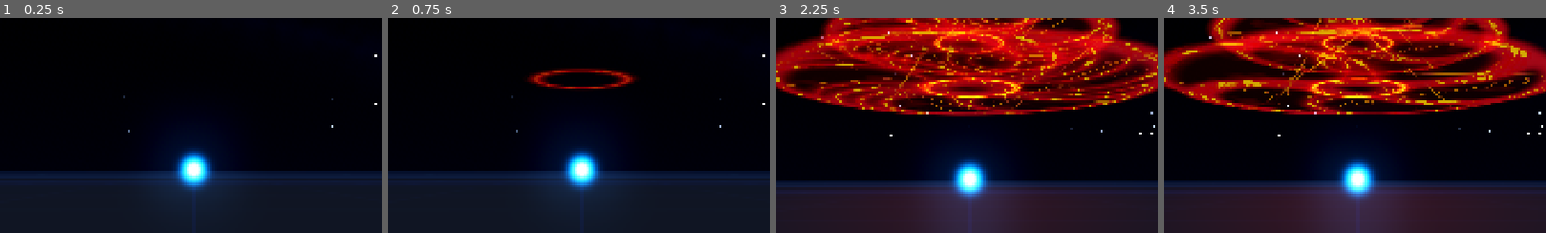
Above: before the commit, frames 1-4 (left to right).
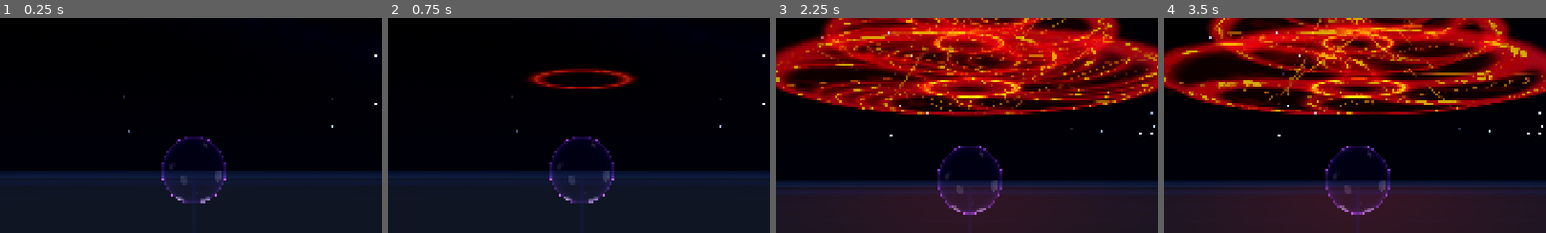
Above: after the commit, the same moments.

Repository: DHA343/explosion
Game: Godot game, scene res://main/main_3d.tscn
Same seed, same stepped clock (60 frames per second), same inputs: the game is played once before the commit and once after it.
Inputs (mouse positions are % of the whole screen's width and height, from its top left):
- Up to frame 1 (0.25 s): no input
- Up to frame 2 (0.75 s): tap Enter at 0.5 s; move the mouse to (72, 45) at 0.52 s; hold D from 0.53 s (still down); tap 1 at 0.6 s; click (72, 45) at 0.67 s
- Up to frame 3 (2.25 s): release D at 1.25 s; drag from (30, 55) to (45, 70) at 1.27 s; move the mouse to (60, 28) at 2.02 s; hold D from 2.03 s (still down); tap F at 2.1 s
- Up to frame 4 (3.5 s): release D at 2.75 s; drag from (45, 70) to (20, 35) at 2.77 s
The pictures show only the part of the screen within x 25-75%, y 50-100%; the shares and areas given below are measured in that part.

The runs differ from the first frame. In frame 1, 3.2% of the frame differs, in the area x 41-60%, y 52-87%; in frame 2, 3.2%; in frame 3, 5.1%, in the area x 40-61%, y 58-100%; in frame 4, 5.1%.

Commit message:
28

Diff:
--- /dev/null
+++ b/energy_sphere/energy_shell/energy_shell_material.tres
@@ -0,0 +1,25 @@
+[gd_resource type="ShaderMaterial" format=3 uid="uid://c2g08h1qq33rr"]
+
+[ext_resource type="Shader" uid="uid://ci8wdc2tuo6or" path="res://energy_sphere/energy_shell/energy_shell_shader.tres" id="1_cj3qe"]
+
+[resource]
+render_priority = 0
+shader = ExtResource("1_cj3qe")
+shader_parameter/edge_alpha_power = 3.0
+shader_parameter/edge_alpha = 0.25
+shader_parameter/base_alpha = 0.05
+shader_parameter/base_color = Color(0.26534668, 0.1288, 0.56, 1)
+shader_parameter/rim_soft_power = 2.0
+shader_parameter/rim_soft_intensity = 0.7
+shader_parameter/rim_soft_color = Color(0.470588, 0.25098, 0.909804, 1)
+shader_parameter/rim_medium_power = 5.0
+shader_parameter/rim_medium_intensity = 1.2
+shader_parameter/rim_medium_color = Color(0.784314, 0.286275, 0.94902, 1)
+shader_parameter/rim_sharp_power = 12.0
+shader_parameter/rim_sharp_intensity = 2.5
+shader_parameter/rim_sharp_color = Color(0.784314, 0.286275, 0.94902, 1)
+shader_parameter/spot_threshold = 0.7
+shader_parameter/spot_softness = 0.08
+shader_parameter/spot_edge_irregularity = 0.1
+shader_parameter/spot_intensity = 1.5
+shader_parameter/spot_color = Color(1, 1, 1, 1)
--- /dev/null
+++ b/energy_sphere/energy_shell/energy_shell_shader.tres
@@ -0,0 +1,359 @@
+[gd_resource type="VisualShader" format=3 uid="uid://ci8wdc2tuo6or"]
+
+[ext_resource type="NoiseTexture3D" uid="uid://dhjahrakleew" path="res://energy_sphere/energy_shell/energy_shell_spot_noise.tres" id="1_47tpy"]
+[ext_resource type="NoiseTexture3D" uid="uid://lvo44yn53r7s" path="res://energy_sphere/energy_shell/energy_shell_spot_edge_noise.tres" id="2_v3x68"]
+
+[sub_resource type="VisualShaderNodeFloatOp" id="VisualShaderNodeFloatOp_h0o84"]
+linked_parent_graph_frame = 19
+operator = 2
+
+[sub_resource type="VisualShaderNodeFloatParameter" id="VisualShaderNodeFloatParameter_8fmj5"]
+linked_parent_graph_frame = 18
+parameter_name = "edge_alpha"
+hint = 2
+step = 0.01
+default_value_enabled = true
+default_value = 0.25
+
+[sub_resource type="VisualShaderNodeMultiplyAdd" id="VisualShaderNodeMultiplyAdd_47tpy"]
+linked_parent_graph_frame = 18
+
+[sub_resource type="VisualShaderNodeFrame" id="VisualShaderNodeFrame_v3x68"]
+size = Vector2(1024.0001, 734)
+title = "Alpha"
+tint_color_enabled = true
+attached_nodes = PackedInt32Array(3, 13, 17, 41, 40)
+
+[sub_resource type="VisualShaderNodeFrame" id="VisualShaderNodeFrame_khxy6"]
+size = Vector2(1152.0002, 614.0001)
+title = "Soft Rim"
+tint_color_enabled = true
+attached_nodes = PackedInt32Array(2, 4, 9, 7, 10)
+
+[sub_resource type="VisualShaderNodeColorParameter" id="VisualShaderNodeColorParameter_83let"]
+linked_parent_graph_frame = 19
+parameter_name = "rim_soft_color"
+default_value_enabled = true
+default_value = Color(0.47058824, 0.2509804, 0.9098039, 1)
+
+[sub_resource type="VisualShaderNodeColorParameter" id="VisualShaderNodeColorParameter_phyef"]
+parameter_name = "base_color"
+
+[sub_resource type="VisualShaderNodeFresnel" id="VisualShaderNodeFresnel_8fmj5"]
+linked_parent_graph_frame = 31
+
+[sub_resource type="VisualShaderNodeFloatParameter" id="VisualShaderNodeFloatParameter_v3x68"]
+linked_parent_graph_frame = 31
+parameter_name = "rim_medium_power"
+hint = 2
+min = 0.1
+max = 16.0
+default_value_enabled = true
+default_value = 5.0
+
+[sub_resource type="VisualShaderNodeFloatParameter" id="VisualShaderNodeFloatParameter_khxy6"]
+linked_parent_graph_frame = 31
+parameter_name = "rim_medium_intensity"
+hint = 2
+max = 8.0
+default_value_enabled = true
+default_value = 1.2
+
+[sub_resource type="VisualShaderNodeFloatOp" id="VisualShaderNodeFloatOp_0fe12"]
+linked_parent_graph_frame = 31
+operator = 2
+
+[sub_resource type="VisualShaderNodeFloatParameter" id="VisualShaderNodeFloatParameter_0du6v"]
+linked_parent_graph_frame = 18
+parameter_name = "base_alpha"
+hint = 2
+step = 0.01
+default_value_enabled = true
+default_value = 0.05
+
+[sub_resource type="VisualShaderNodeColorParameter" id="VisualShaderNodeColorParameter_72xqw"]
+linked_parent_graph_frame = 31
+parameter_name = "rim_medium_color"
+default_value_enabled = true
+default_value = Color(0.78431374, 0.28627452, 0.9490196, 1)
+
+[sub_resource type="VisualShaderNodeFrame" id="VisualShaderNodeFrame_32kad"]
+size = Vector2(1172.0002, 634)
+title = "Medium Rim"
+tint_color_enabled = true
+attached_nodes = PackedInt32Array(24, 26, 28, 30, 27)
+
+[sub_resource type="VisualShaderNodeFloatOp" id="VisualShaderNodeFloatOp_kkujj"]
+linked_parent_graph_frame = 38
+operator = 2
+
+[sub_resource type="VisualShaderNodeFresnel" id="VisualShaderNodeFresnel_s4pre"]
+linked_parent_graph_frame = 38
+
+[sub_resource type="VisualShaderNodeFloatParameter" id="VisualShaderNodeFloatParameter_nv6gx"]
+linked_parent_graph_frame = 38
+parameter_name = "rim_sharp_power"
+hint = 2
+min = 0.1
+max = 16.0
+default_value_enabled = true
+default_value = 12.0
+
+[sub_resource type="VisualShaderNodeFloatParameter" id="VisualShaderNodeFloatParameter_phik4"]
+linked_parent_graph_frame = 38
+parameter_name = "rim_sharp_intensity"
+hint = 2
+max = 8.0
+default_value_enabled = true
+default_value = 2.5
+
+[sub_resource type="VisualShaderNodeColorParameter" id="VisualShaderNodeColorParameter_6hp5o"]
+linked_parent_graph_frame = 38
+parameter_name = "rim_sharp_color"
+default_value_enabled = true
+default_value = Color(0.78431374, 0.28627452, 0.9490196, 1)
+
+[sub_resource type="VisualShaderNodeFrame" id="VisualShaderNodeFrame_2s5r7"]
+size = Vector2(1172.0002, 634.001)
+title = "Sharp Rim"
+tint_color_enabled = true
+attached_nodes = PackedInt32Array(34, 37, 36, 35, 32)
+
+[sub_resource type="VisualShaderNodeFresnel" id="VisualShaderNodeFresnel_h0o84"]
+linked_parent_graph_frame = 19
+
+[sub_resource type="VisualShaderNodeFloatParameter" id="VisualShaderNodeFloatParameter_47tpy"]
+linked_parent_graph_frame = 18
+parameter_name = "edge_alpha_power"
+hint = 2
+min = 0.1
+max = 16.0
+default_value_enabled = true
+default_value = 3.0
+
+[sub_resource type="VisualShaderNodeFresnel" id="VisualShaderNodeFresnel_v3x68"]
+linked_parent_graph_frame = 18
+
+[sub_resource type="VisualShaderNodeExpression" id="VisualShaderNodeExpression_khxy6"]
+size = Vector2(680.00006, 580)
+expression = "emission =
+    base_color
+    + soft_color * soft_amount
+    + medium_color * medium_amount
+    + sharp_color * sharp_amount
+    + spot_color * spot_amount;"
+
+[sub_resource type="VisualShaderNodeColorConstant" id="VisualShaderNodeColorConstant_0fe12"]
+constant = Color(0, 0, 0, 1)
+
+[sub_resource type="VisualShaderNodeTexture3D" id="VisualShaderNodeTexture3D_phyef"]
+linked_parent_graph_frame = 55
+texture = ExtResource("1_47tpy")
+
+[sub_resource type="VisualShaderNodeVaryingGetter" id="VisualShaderNodeVaryingGetter_72xqw"]
+linked_parent_graph_frame = 55
+varying_name = "local_position"
+varying_type = 4
+
+[sub_resource type="VisualShaderNodeVectorFunc" id="VisualShaderNodeVectorFunc_32kad"]
+linked_parent_graph_frame = 55
+
+[sub_resource type="VisualShaderNodeMultiplyAdd" id="VisualShaderNodeMultiplyAdd_kkujj"]
+default_input_values = [0, Vector3(0, 0, 0), 1, Vector3(0.5, 0.5, 0.5), 2, Vector3(0.5, 0.5, 0.5)]
+linked_parent_graph_frame = 55
+op_type = 2
+
+[sub_resource type="VisualShaderNodeFloatParameter" id="VisualShaderNodeFloatParameter_6hp5o"]
+linked_parent_graph_frame = 55
+parameter_name = "spot_threshold"
+hint = 2
+step = 0.01
+default_value_enabled = true
+default_value = 0.7
+
+[sub_resource type="VisualShaderNodeFloatParameter" id="VisualShaderNodeFloatParameter_2s5r7"]
+linked_parent_graph_frame = 55
+parameter_name = "spot_softness"
+hint = 2
+step = 0.01
+default_value_enabled = true
+default_value = 0.08
+
+[sub_resource type="VisualShaderNodeSmoothStep" id="VisualShaderNodeSmoothStep_bd60i"]
+linked_parent_graph_frame = 55
+
+[sub_resource type="VisualShaderNodeFloatOp" id="VisualShaderNodeFloatOp_8aiqm"]
+linked_parent_graph_frame = 55
+
+[sub_resource type="VisualShaderNodeFloatParameter" id="VisualShaderNodeFloatParameter_ghddq"]
+linked_parent_graph_frame = 55
+parameter_name = "spot_intensity"
+hint = 2
+max = 8.0
+default_value_enabled = true
+default_value = 1.5
+
+[sub_resource type="VisualShaderNodeColorParameter" id="VisualShaderNodeColorParameter_1wqv3"]
+linked_parent_graph_frame = 55
+parameter_name = "spot_color"
+default_value_enabled = true
+
+[sub_resource type="VisualShaderNodeFrame" id="VisualShaderNodeFrame_8fmj5"]
+size = Vector2(1424, 1474)
+title = "Spots"
+tint_color_enabled = true
+attached_nodes = PackedInt32Array(48, 54, 64, 52, 50, 51, 49, 45, 44, 47, 46, 65, 66, 67, 68)
+
+[sub_resource type="VisualShaderNodeFloatOp" id="VisualShaderNodeFloatOp_ghddq"]
+linked_parent_graph_frame = 55
+operator = 2
+
+[sub_resource type="VisualShaderNodeTexture3D" id="VisualShaderNodeTexture3D_khxy6"]
+linked_parent_graph_frame = 55
+texture = ExtResource("2_v3x68")
+
+[sub_resource type="VisualShaderNodeFloatParameter" id="VisualShaderNodeFloatParameter_0fe12"]
+linked_parent_graph_frame = 55
+parameter_name = "spot_edge_irregularity"
+hint = 2
+max = 0.5
+step = 0.01
+default_value_enabled = true
+default_value = 0.1
+
+[sub_resource type="VisualShaderNodeFloatOp" id="VisualShaderNodeFloatOp_phyef"]
+default_input_values = [0, 0.0, 1, 0.5]
+linked_parent_graph_frame = 55
+operator = 1
+
+[sub_resource type="VisualShaderNodeMultiplyAdd" id="VisualShaderNodeMultiplyAdd_72xqw"]
+linked_parent_graph_frame = 55
+
+[sub_resource type="VisualShaderNodeFloatParameter" id="VisualShaderNodeFloatParameter_kkujj"]
+linked_parent_graph_frame = 19
+parameter_name = "rim_soft_power"
+hint = 2
+min = 0.1
+max = 16.0
+default_value_enabled = true
+default_value = 2.0
+
+[sub_resource type="VisualShaderNodeFloatParameter" id="VisualShaderNodeFloatParameter_s4pre"]
+linked_parent_graph_frame = 19
+parameter_name = "rim_soft_intensity"
+hint = 2
+max = 8.0
+default_value_enabled = true
+default_value = 0.7
+
+[sub_resource type="VisualShaderNodeInput" id="VisualShaderNodeInput_fr5mx"]
+input_name = "vertex"
+
+[sub_resource type="VisualShaderNodeVaryingSetter" id="VisualShaderNodeVaryingSetter_3bdx5"]
+varying_name = "local_position"
+varying_type = 4
+
+[resource]
+varyings/local_position = "0,4"
+nodes/vertex/2/node = SubResource("VisualShaderNodeInput_fr5mx")
+nodes/vertex/2/position = Vector2(-300, 160)
+nodes/vertex/3/node = SubResource("VisualShaderNodeVaryingSetter_3bdx5")
+nodes/vertex/3/position = Vector2(120, 160)
+nodes/vertex/connections = PackedInt32Array(2, 0, 3, 0)
+nodes/fragment/0/position = Vector2(2040, 260)
+nodes/fragment/2/node = SubResource("VisualShaderNodeColorParameter_83let")
+nodes/fragment/2/position = Vector2(340, 700)
+nodes/fragment/3/node = SubResource("VisualShaderNodeFloatParameter_0du6v")
+nodes/fragment/3/position = Vector2(300, -600)
+nodes/fragment/4/node = SubResource("VisualShaderNodeFresnel_h0o84")
+nodes/fragment/4/position = Vector2(-20, 460)
+nodes/fragment/7/node = SubResource("VisualShaderNodeFloatParameter_kkujj")
+nodes/fragment/7/position = Vector2(-420, 680)
+nodes/fragment/9/node = SubResource("VisualShaderNodeFloatParameter_s4pre")
+nodes/fragment/9/position = Vector2(-40, 680)
+nodes/fragment/10/node = SubResource("VisualShaderNodeFloatOp_h0o84")
+nodes/fragment/10/position = Vector2(480, 480)
+nodes/fragment/13/node = SubResource("VisualShaderNodeFloatParameter_8fmj5")
+nodes/fragment/13/position = Vector2(300, -260)
+nodes/fragment/17/node = SubResource("VisualShaderNodeMultiplyAdd_47tpy")
+nodes/fragment/17/position = Vector2(700, -360)
+nodes/fragment/18/node = SubResource("VisualShaderNodeFrame_v3x68")
+nodes/fragment/18/position = Vector2(-120, -640)
+nodes/fragment/19/node = SubResource("VisualShaderNodeFrame_khxy6")
+nodes/fragment/19/position = Vector2(-460, 420)
+nodes/fragment/22/node = SubResource("VisualShaderNodeColorParameter_phyef")
+nodes/fragment/22/position = Vector2(380, 160)
+nodes/fragment/24/node = SubResource("VisualShaderNodeFresnel_8fmj5")
+nodes/fragment/24/position = Vector2(-40, 1160)
+nodes/fragment/26/node = SubResource("VisualShaderNodeFloatParameter_v3x68")
+nodes/fragment/26/position = Vector2(-440, 1380)
+nodes/fragment/27/node = SubResource("VisualShaderNodeFloatParameter_khxy6")
+nodes/fragment/27/position = Vector2(-40, 1400)
+nodes/fragment/28/node = SubResource("VisualShaderNodeFloatOp_0fe12")
+nodes/fragment/28/position = Vector2(480, 1180)
+nodes/fragment/30/node = SubResource("VisualShaderNodeColorParameter_72xqw")
+nodes/fragment/30/position = Vector2(340, 1420)
+nodes/fragment/31/node = SubResource("VisualShaderNodeFrame_32kad")
+nodes/fragment/31/position = Vector2(-480, 1120)
+nodes/fragment/32/node = SubResource("VisualShaderNodeFloatOp_kkujj")
+nodes/fragment/32/position = Vector2(480, 1900)
+nodes/fragment/34/node = SubResource("VisualShaderNodeFresnel_s4pre")
+nodes/fragment/34/position = Vector2(-40, 1880)
+nodes/fragment/35/node = SubResource("VisualShaderNodeFloatParameter_nv6gx")
+nodes/fragment/35/position = Vector2(-440, 2100)
+nodes/fragment/36/node = SubResource("VisualShaderNodeFloatParameter_phik4")
+nodes/fragment/36/position = Vector2(-40, 2120)
+nodes/fragment/37/node = SubResource("VisualShaderNodeColorParameter_6hp5o")
+nodes/fragment/37/position = Vector2(340, 2140)
+nodes/fragment/38/node = SubResource("VisualShaderNodeFrame_2s5r7")
+nodes/fragment/38/position = Vector2(-480, 1839)
+nodes/fragment/40/node = SubResource("VisualShaderNodeFloatParameter_47tpy")
+nodes/fragment/40/position = Vector2(-80, -260)
+nodes/fragment/41/node = SubResource("VisualShaderNodeFresnel_v3x68")
+nodes/fragment/41/position = Vector2(-20, -480)
+nodes/fragment/42/node = SubResource("VisualShaderNodeExpression_khxy6")
+nodes/fragment/42/position = Vector2(1280, 360)
+nodes/fragment/42/size = Vector2(680.00006, 580)
+nodes/fragment/42/input_ports = "0,4,base_color;1,0,soft_amount;2,4,soft_color;3,0,medium_amount;4,4,medium_color;5,0,sharp_amount;6,4,sharp_color;7,0,spot_amount;8,4,spot_color;"
+nodes/fragment/42/output_ports = "0,4,emission;"
+nodes/fragment/42/expression = "emission =
+    base_color
+    + soft_color * soft_amount
+    + medium_color * medium_amount
+    + sharp_color * sharp_amount
+    + spot_color * spot_amount;"
+nodes/fragment/43/node = SubResource("VisualShaderNodeColorConstant_0fe12")
+nodes/fragment/43/position = Vector2(1640, -20)
+nodes/fragment/44/node = SubResource("VisualShaderNodeTexture3D_phyef")
+nodes/fragment/44/position = Vector2(-1540, 1580)
+nodes/fragment/45/node = SubResource("VisualShaderNodeVaryingGetter_72xqw")
+nodes/fragment/45/position = Vector2(-2040, 1480)
+nodes/fragment/46/node = SubResource("VisualShaderNodeVectorFunc_32kad")
+nodes/fragment/46/position = Vector2(-1760, 1320)
+nodes/fragment/47/node = SubResource("VisualShaderNodeMultiplyAdd_kkujj")
+nodes/fragment/47/position = Vector2(-1760, 1520)
+nodes/fragment/48/node = SubResource("VisualShaderNodeFloatParameter_6hp5o")
+nodes/fragment/48/position = Vector2(-2040, 480)
+nodes/fragment/49/node = SubResource("VisualShaderNodeFloatParameter_2s5r7")
+nodes/fragment/49/position = Vector2(-2040, 860)
+nodes/fragment/50/node = SubResource("VisualShaderNodeSmoothStep_bd60i")
+nodes/fragment/50/position = Vector2(-1440, 620)
+nodes/fragment/51/node = SubResource("VisualShaderNodeFloatOp_8aiqm")
+nodes/fragment/51/position = Vector2(-1680, 640)
+nodes/fragment/52/node = SubResource("VisualShaderNodeFloatParameter_ghddq")
+nodes/fragment/52/position = Vector2(-1620, 860)
+nodes/fragment/54/node = SubResource("VisualShaderNodeColorParameter_1wqv3")
+nodes/fragment/54/position = Vector2(-1140, 940)
+nodes/fragment/55/node = SubResource("VisualShaderNodeFrame_8fmj5")
+nodes/fragment/55/position = Vector2(-2080, 440)
+nodes/fragment/64/node = SubResource("VisualShaderNodeFloatOp_ghddq")
+nodes/fragment/64/position = Vector2(-920, 620)
+nodes/fragment/65/node = SubResource("VisualShaderNodeTexture3D_khxy6")
+nodes/fragment/65/position = Vector2(-1540, 1280)
+nodes/fragment/66/node = SubResource("VisualShaderNodeFloatParameter_0fe12")
+nodes/fragment/66/position = Vector2(-1280, 1560)
+nodes/fragment/67/node = SubResource("VisualShaderNodeFloatOp_phyef")
+nodes/fragment/67/position = Vector2(-1280, 1340)
+nodes/fragment/68/node = SubResource("VisualShaderNodeMultiplyAdd_72xqw")
+nodes/fragment/68/position = Vector2(-860, 1500)
+nodes/fragment/connections = PackedInt32Array(7, 0, 4, 3, 4, 0, 10, 0, 9, 0, 10, 1, 13, 0, 17, 1, 3, 0, 17, 2, 17, 0, 0, 1, 26, 0, 24, 3, 24, 0, 28, 0, 27, 0, 28, 1, 35, 0, 34, 3, 34, 0, 32, 0, 36, 0, 32, 1, 40, 0, 41, 3, 41, 0, 17, 0, 22, 0, 42, 0, 10, 0, 42, 1, 2, 0, 42, 2, 28, 0, 42, 3, 30, 0, 42, 4, 32, 0, 42, 5, 37, 0, 42, 6, 42, 0, 0, 5, 43, 0, 0, 0, 45, 0, 46, 0, 46, 0, 47, 0, 48, 0, 50, 0, 48, 0, 51, 0, 49, 0, 51, 1, 51, 0, 50, 1, 54, 0, 42, 8, 47, 0, 44, 0, 64, 0, 42, 7, 52, 0, 64, 1, 50, 0, 64, 0, 47, 0, 65, 0, 65, 0, 67, 0, 44, 0, 68, 2, 67, 0, 68, 0, 66, 0, 68, 1, 68, 0, 50, 2)
--- /dev/null
+++ b/energy_sphere/energy_shell/energy_shell_spot_edge_noise.tres
@@ -0,0 +1,9 @@
+[gd_resource type="NoiseTexture3D" format=3 uid="uid://lvo44yn53r7s"]
+
+[sub_resource type="FastNoiseLite" id="FastNoiseLite_duudl"]
+frequency = 0.0922
+fractal_type = 0
+fractal_octaves = 3
+
+[resource]
+noise = SubResource("FastNoiseLite_duudl")
--- /dev/null
+++ b/energy_sphere/energy_shell/energy_shell_spot_noise.tres
@@ -0,0 +1,10 @@
+[gd_resource type="NoiseTexture3D" format=3 uid="uid://dhjahrakleew"]
+
+[sub_resource type="FastNoiseLite" id="FastNoiseLite_d2ygu"]
+noise_type = 2
+frequency = 0.053
+fractal_type = 0
+
+[resource]
+noise = SubResource("FastNoiseLite_d2ygu")
+invert = true
--- a/energy_sphere/energy_sphere.gd
+++ b/energy_sphere/energy_sphere.gd
@@ -4,7 +4,7 @@
 const STREAKS_TEXTURE_PARAMETER: StringName = &"streaks_texture"
 
 @onready var _streaks_viewport: SubViewport = $InflowStreaksViewport
-@onready var _streaks_surface: MeshInstance3D = $InflowStreaksSurface
+@onready var _streaks_surface: MeshInstance3D = $InflowStreaks
 
 
 func _ready() -> void:
--- a/energy_sphere/energy_sphere.tscn
+++ b/energy_sphere/energy_sphere.tscn
@@ -4,9 +4,10 @@
 [ext_resource type="Material" uid="uid://cwni8o5bn1b1u" path="res://energy_sphere/core_glow/core_glow_material.tres" id="2_nfcmq"]
 [ext_resource type="Script" uid="uid://j78tcl0ddsjq" path="res://energy_sphere/orbit_camera.gd" id="2_womfm"]
 [ext_resource type="Script" uid="uid://e7bnt7r8hg21" path="res://energy_sphere/energy_sphere.gd" id="3_energy_sphere"]
-[ext_resource type="Shader" uid="uid://bp0e200yo130w" path="res://energy_sphere/inflow_streaks/inflow_streaks_surface.gdshader" id="4_j35yx"]
+[ext_resource type="Shader" uid="uid://bp0e200yo130w" path="res://energy_sphere/inflow_streaks/inflow_streaks.gdshader" id="4_j35yx"]
 [ext_resource type="Material" uid="uid://1j4l2g57ssae" path="res://energy_sphere/core_glow/core_color_material.tres" id="6_h5tvb"]
 [ext_resource type="PackedScene" uid="uid://b1sr5qiur6oiv" path="res://energy_sphere/inflow_streaks/inflow_streaks.tscn" id="7_inflow_streaks"]
+[ext_resource type="Material" uid="uid://c2g08h1qq33rr" path="res://energy_sphere/energy_shell/energy_shell_material.tres" id="8_ulthd"]
 
 [sub_resource type="ShaderMaterial" id="ShaderMaterial_q0apk"]
 shader = ExtResource("1_q0apk")
@@ -94,6 +95,9 @@
 
 [sub_resource type="BoxMesh" id="BoxMesh_ua4af"]
 material = ExtResource("2_nfcmq")
+
+[sub_resource type="SphereMesh" id="SphereMesh_ua4af"]
+material = ExtResource("8_ulthd")
 
 [node name="EnergySphere" type="Node3D" unique_id=252090666]
 script = ExtResource("3_energy_sphere")
@@ -118,23 +122,29 @@
 position = Vector2(800, 800)
 
 [node name="InflowStreaksA" parent="InflowStreaksViewport/Position" unique_id=165995017 instance=ExtResource("7_inflow_streaks")]
-process_material = SubResource("ParticleProcessMaterial_j35yx")
+process_material = SubResource("ParticleProcessMaterial_ulthd")
 
 [node name="InflowStreaksB" parent="InflowStreaksViewport/Position" unique_id=86331800 instance=ExtResource("7_inflow_streaks")]
-process_material = SubResource("ParticleProcessMaterial_5nceb")
+process_material = SubResource("ParticleProcessMaterial_snrtx")
 motion_override_enabled = true
 orbit_velocity_min = 0.05
 orbit_velocity_max = 0.15
 radial_velocity_min = -200.0
 radial_velocity_max = -500.0
 
-[node name="InflowStreaksSurface" type="MeshInstance3D" parent="." unique_id=165995019]
+[node name="InflowStreaks" type="MeshInstance3D" parent="." unique_id=165995019]
+visible = false
 material_override = SubResource("ShaderMaterial_pga01")
 mesh = SubResource("QuadMesh_inflow_streaks")
 
 [node name="CoreColor" type="MeshInstance3D" parent="." unique_id=854978960]
+visible = false
 material_override = ExtResource("6_h5tvb")
 mesh = SubResource("BoxMesh_ua4af")
 
 [node name="CoreGlow" type="MeshInstance3D" parent="." unique_id=351590610]
+visible = false
 mesh = SubResource("BoxMesh_ua4af")
+
+[node name="EnergyShell" type="MeshInstance3D" parent="." unique_id=347990059]
+mesh = SubResource("SphereMesh_ua4af")
--- a/main/main_3d.tscn
+++ b/main/main_3d.tscn
@@ -29,8 +29,7 @@
 tonemap_mode = 2
 glow_enabled = true
 glow_normalized = true
-glow_intensity = 0.81
-glow_strength = 1.1
+glow_intensity = 0.62
 glow_bloom = 0.1
 fog_enabled = true
 fog_light_color = Color(0.018, 0.028, 0.065, 1)
Not shown: 3 places in energy_sphere/energy_sphere.tscn that only renumber resources
Renamed: energy_sphere/inflow_streaks/inflow_streaks_surface.gdshader -> energy_sphere/inflow_streaks/inflow_streaks.gdshader
Renamed: energy_sphere/inflow_streaks/inflow_streaks_surface.gdshader.uid -> energy_sphere/inflow_streaks/inflow_streaks.gdshader.uid
